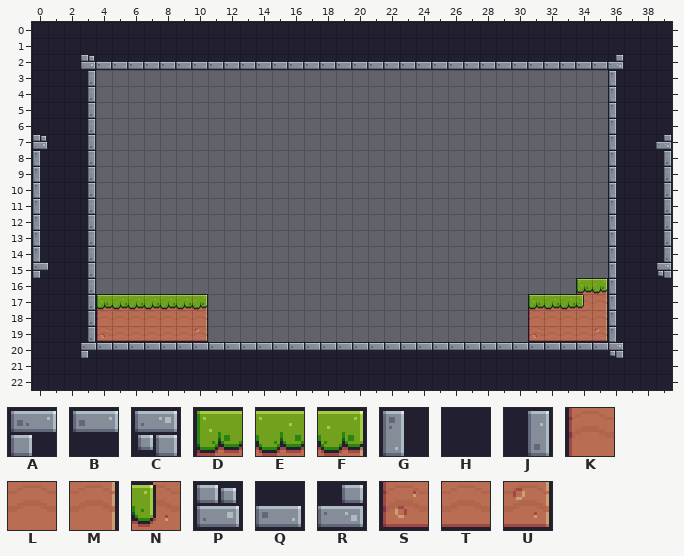
One commit to this Tiled map: assets/tiles/Level-02.tmx. The picture above is the old version.
Cells are 16x16 px. Shown: x 0..39, y 0..22.
Key: from "BadAdventure": A 0, B 1, C 2, D 6, E 7, F 8, G 22, H 23, J 24, K 28, L 29, M 30, N 32, P 44, Q 45, R 46, S 50, T 51, U 52.
_ is an empty cell.
Layer "Background" before, first column x 0:
 0 HHHHHHHHHHHHHHHHHHHHHHHHHHHHHHHHHHHHHHHH
 1 HHHHHHHHHHHHHHHHHHHHHHHHHHHHHHHHHHHHHHHH
 2 HHHPQQQQQQQQQQQQQQQQQQQQQQQQQQQQQQQQRHHH
 3 HHHJ________________________________GHHH
 4 HHHJ________________________________GHHH
 5 HHHJ________________________________GHHH
 6 HHHJ________________________________GHHH
 7 PHHJ________________________________GHHR
 8 GHHJ________________________________GHHJ
 9 GHHJ________________________________GHHJ
10 GHHJ________________________________GHHJ
11 GHHJ________________________________GHHJ
12 GHHJ________________________________GHHJ
13 GHHJ________________________________GHHJ
14 GHHJ________________________________GHHJ
15 AHHJ________________________________GHHC
16 HHHJ______________________________DFGHHH
17 HHHJDEEEEEF____________________DEENMGHHH
18 HHHJKLLLLLM____________________KLLLMGHHH
19 HHHJSTTTTTU____________________STTTUGHHH
20 HHHABBBBBBBBBBBBBBBBBBBBBBBBBBBBBBBBCHHH
21 HHHHHHHHHHHHHHHHHHHHHHHHHHHHHHHHHHHHHHHH
22 HHHHHHHHHHHHHHHHHHHHHHHHHHHHHHHHHHHHHHHH
Now the later version:
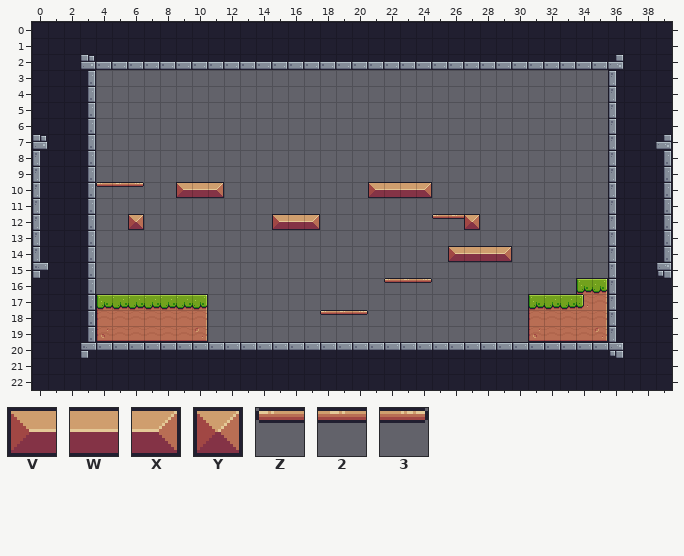
Further tiles: from "BadAdventure": V 12, W 13, X 14, Y 34, Z 39, 2 40, 3 41.
What changed:
Changed rows in their new state; . is an unchanged cell.
Layer "Background":
first column x 4:
10 Z23..VWX.........VWWX.....
12 ..Y........VWX.......Z2Y..
14 ......................VWWX
16 ..................Z23.....
18 ..............Z23.........
